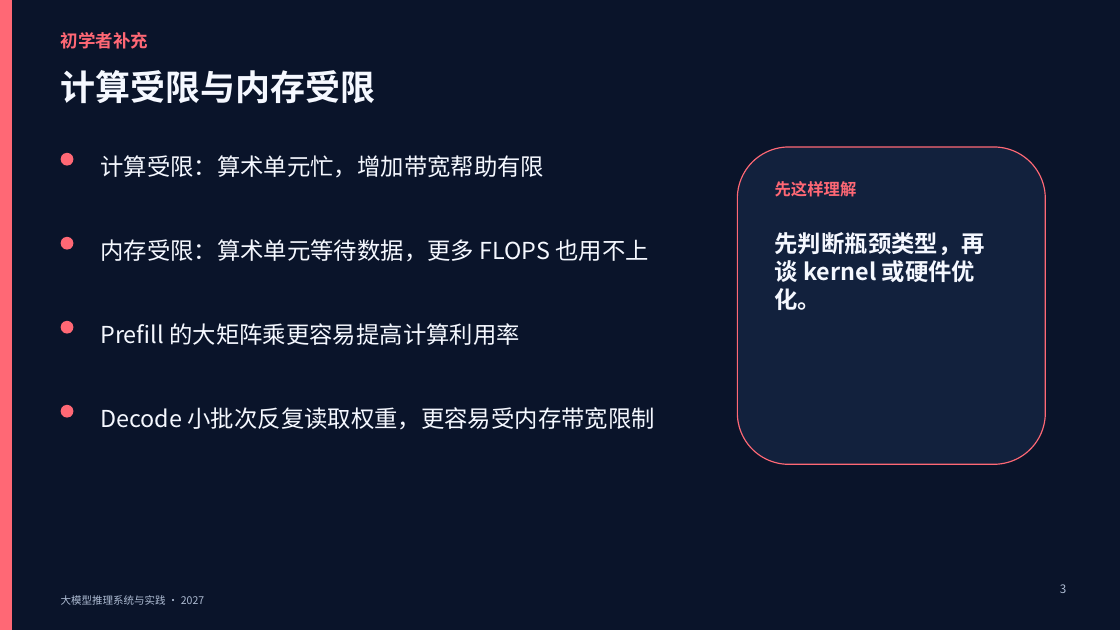
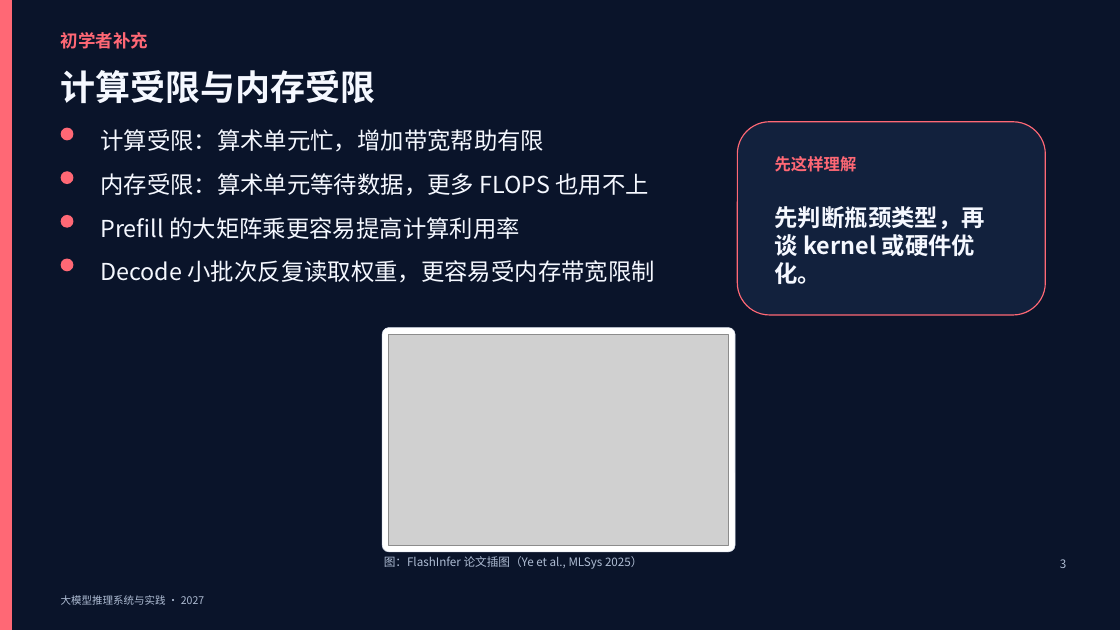
Before and after one commit to vLLM-HUST/intro-to-llm-inference-engines, a slide deck: slide 3 of build/slides/2027/lectures-8-pptx/第06讲_执行优化与异构平台适配.pptx. Drawn at 1120x630 pixels with LibreOffice and Linux fonts; fonts in the diff are those of the drawing; grey boxes stand for pictures. Boxes give left, top, right and bottom in pixels: in the first picture for what was removed or moved away, otherwise in the second. Text is boxed around its words. In the diff, an @@ line names an element or a change of style, - is before the commit and + after.

```diff
--- a/build/slides/2027/lectures-8-pptx/第06讲_执行优化与异构平台适配.pptx
+++ b/build/slides/2027/lectures-8-pptx/第06讲_执行优化与异构平台适配.pptx
@@ rounded rectangle: place and size @@
-rounded rectangle at (738,147,1046,465)
+rounded rectangle at (738,122,1046,315)
@@ ellipse: place and size @@
-ellipse at (60,237,73,250)
+ellipse at (60,171,73,184)
@@ text "内存受限：算术单元等待数据，更多 FLOPS 也用不上": place and size @@
-text "内存受限：算术单元等待数据，更多 FLOPS 也用不上" at (100,239,649,262)
+text "内存受限：算术单元等待数据，更多 FLOPS 也用不上" at (100,173,649,196)
@@ text "Prefill 的大矩阵乘更容易提高计算利用率": place and size @@
-text "Prefill 的大矩阵乘更容易提高计算利用率" at (100,323,520,345)
+text "Prefill 的大矩阵乘更容易提高计算利用率" at (100,217,520,239)
@@ ellipse: place and size @@
-ellipse at (60,321,73,334)
+ellipse at (60,215,73,228)
@@ ellipse: place and size @@
-ellipse at (60,405,73,418)
+ellipse at (60,259,73,271)
@@ text "Decode 小批次反复读取权重，更容易受内存带宽限制": place and size @@
-text "Decode 小批次反复读取权重，更容易受内存带宽限制" at (100,407,655,430)
+text "Decode 小批次反复读取权重，更容易受内存带宽限制" at (100,260,655,283)
@@ rounded rectangle added at (382,328,735,552), fill #FFFFFF, outline #DDE3EE 0.5 pt @@
@@ picture added at (389,334,728,545) @@
@@ text added at (384,556,642,569), 10 pt, text #AEBCD3 @@
+图：FlashInfer 论文插图（Ye et al., MLSys 2025）
@@ 4 texts, 1 ellipse, 1 rectangle: place and size @@
-4 texts, 1 ellipse, 1 rectangle at (60,153,1075,609)
+4 texts, 1 ellipse, 1 rectangle at (60,128,1075,584)
```
Also in this commit, not shown: 4 other slides changed, 5 other files.
